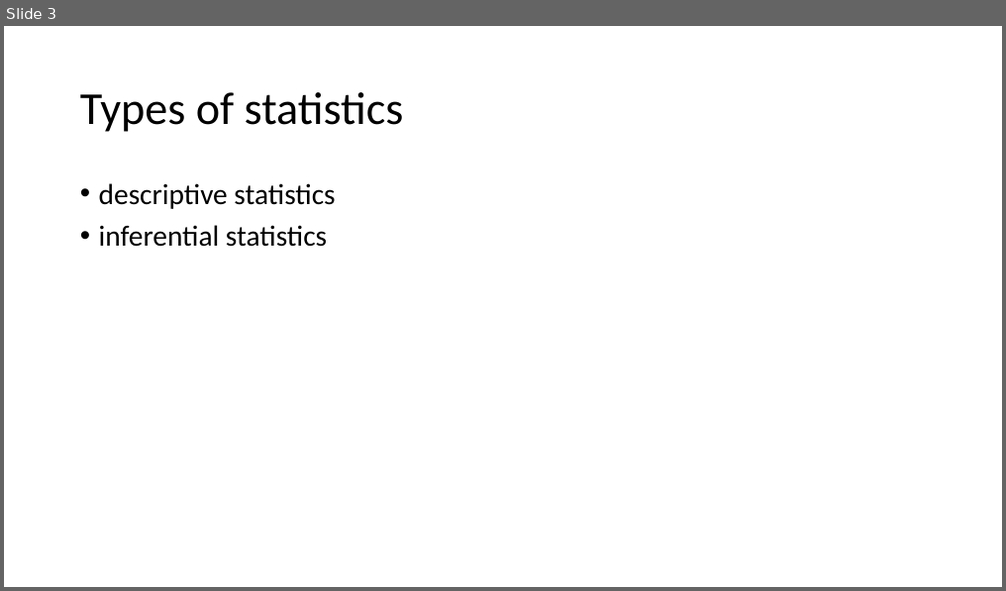
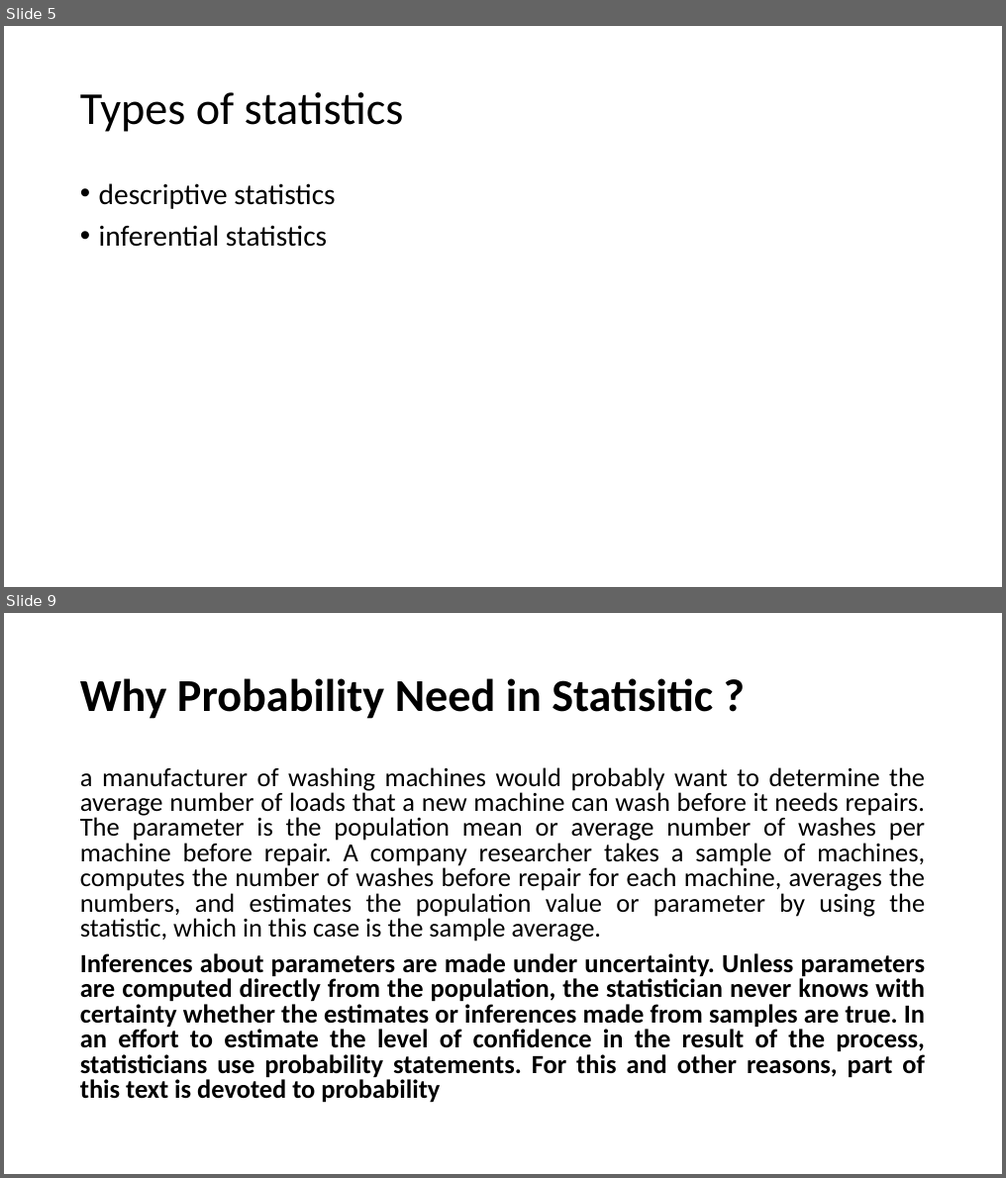
Before and after one commit to joviyal-arun/STAT_TUTORIAL_DOCUMENTS, a slide deck: statistics_tutorial.pptx. Shown one above the other, each under a label of ours: slide 3 before the commit, slides 5 and 9 after it; the slides between them are not shown. The pictures are 1006x591 and 1006x1178 pixels, drawn with LibreOffice and Linux fonts; fonts in the diff are those of the drawing. Boxes give left, top, right and bottom in pixels: in the first picture for what was removed or moved away, otherwise in the second. Text is boxed around its words. In the diff, an @@ line names an element or a change of style, - is before the commit and + after.

```diff
--- a/statistics_tutorial.pptx
+++ b/statistics_tutorial.pptx
@@ slide 9 added at [4,613,1002,1174], background #FFFFFF @@
@@ title added at [80,678,713,719], 44 pt, text #000000, bold @@
+Why Probability Need in Statisitic ?
@@ text added at [80,767,926,1103], 25.2 pt, text #000000 @@
+a manufacturer of washing machines would probably want to determine the average number of loads that a new machine can wash before it needs repairs. The parameter is the population mean or average number of washes per machine before repair. A company researcher takes a sample of machines, computes the number of washes before repair for each machine, averages the numbers, and estimates the population value or parameter by using the statistic, which in this case is the sample average.
+Inferences about parameters are made under uncertainty. Unless parameters are computed directly from the population, the statistician never knows with certainty whether the estimates or inferences made from samples are true. In an effort to estimate the level of confidence in the result of the process, statisticians use probability statements. For this and other reasons, part of this text is devoted to probability
@@ what was slide 3 is now slide 5 @@
```
Also in this commit, not shown: 1 slide changed, 13 other slides added.
